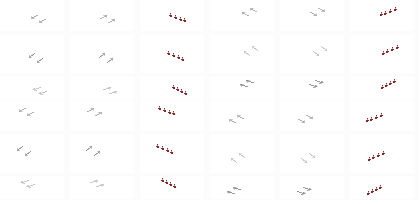
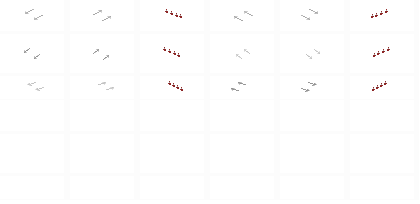
Comparing the layer stacks of the two (420, 204) images. Changes:
added group "2L Wide" with 5 layers above "2L" over [17, 7, 399, 195]
added layer "Cones" (1st of 4, in "2L Wide") in group "2L Wide" over [163, 9, 390, 91]
added layer "Layer 18" (1st of 2, in "2L Wide") (40%) in group "2L Wide" over [24, 45, 399, 95]
added layer "Pattern Fill 3" (1st of 3, in "2L Wide") in group "2L Wide" over [17, 7, 399, 195]
added layer "2L Mask" (1st of 2, in "2L Wide") in group "2L Wide" over [24, 9, 320, 92]
hid group "4L Street" (5 layers) over [17, 7, 399, 195]
